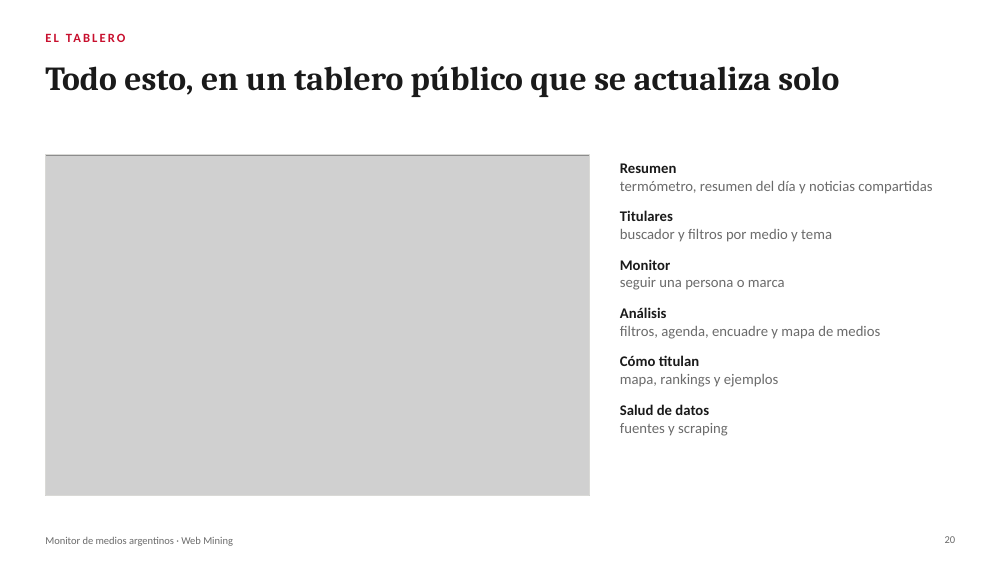
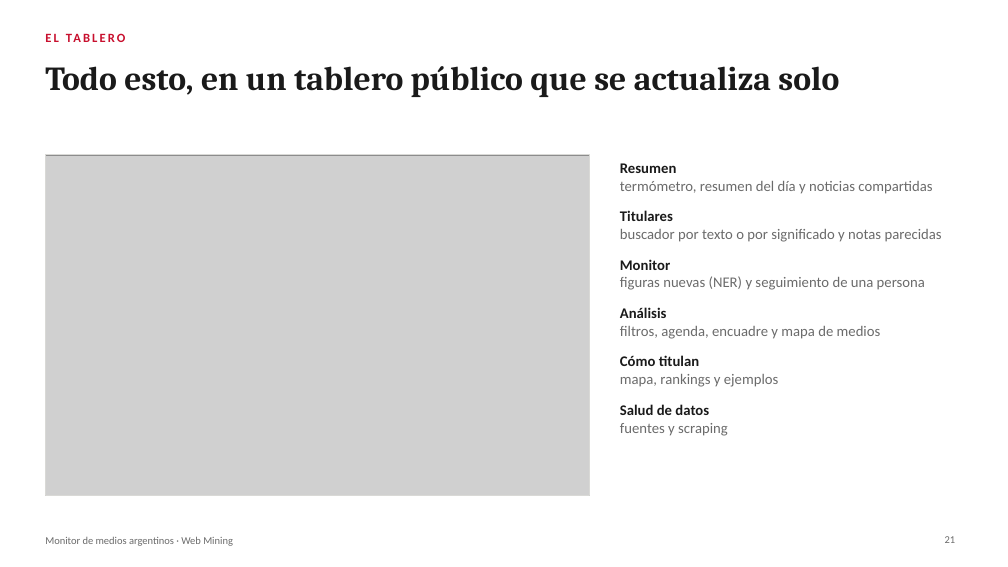
Before and after one commit to miguegarrone-blip/Web-Mining, a slide deck: slide 21 of docs/presentacion-tp.pptx (slide 20 before the commit). Drawn at 1008x567 pixels with LibreOffice and Linux fonts; fonts in the diff are those of the drawing; grey boxes stand for pictures. Boxes give left, top, right and bottom in pixels: in the first picture for what was removed or moved away, otherwise in the second. Text is boxed around its words. In the diff, an @@ line names an element or a change of style, - is before the commit and + after.

```diff
--- a/docs/presentacion-tp.pptx
+++ b/docs/presentacion-tp.pptx
@@ text at box(620, 229, 942, 242): text changed @@
-buscador y filtros por medio y tema
+buscador por texto o por significado y notas parecidas
@@ text at box(620, 276, 925, 290): text changed @@
-seguir una persona o marca
+figuras nuevas (NER) y seguimiento de una persona
@@ page number at box(945, 536, 956, 543): text changed @@
-20
+21
```
Also in this commit, not shown: 5 other slides changed, 1 slide added, 5 other files.
